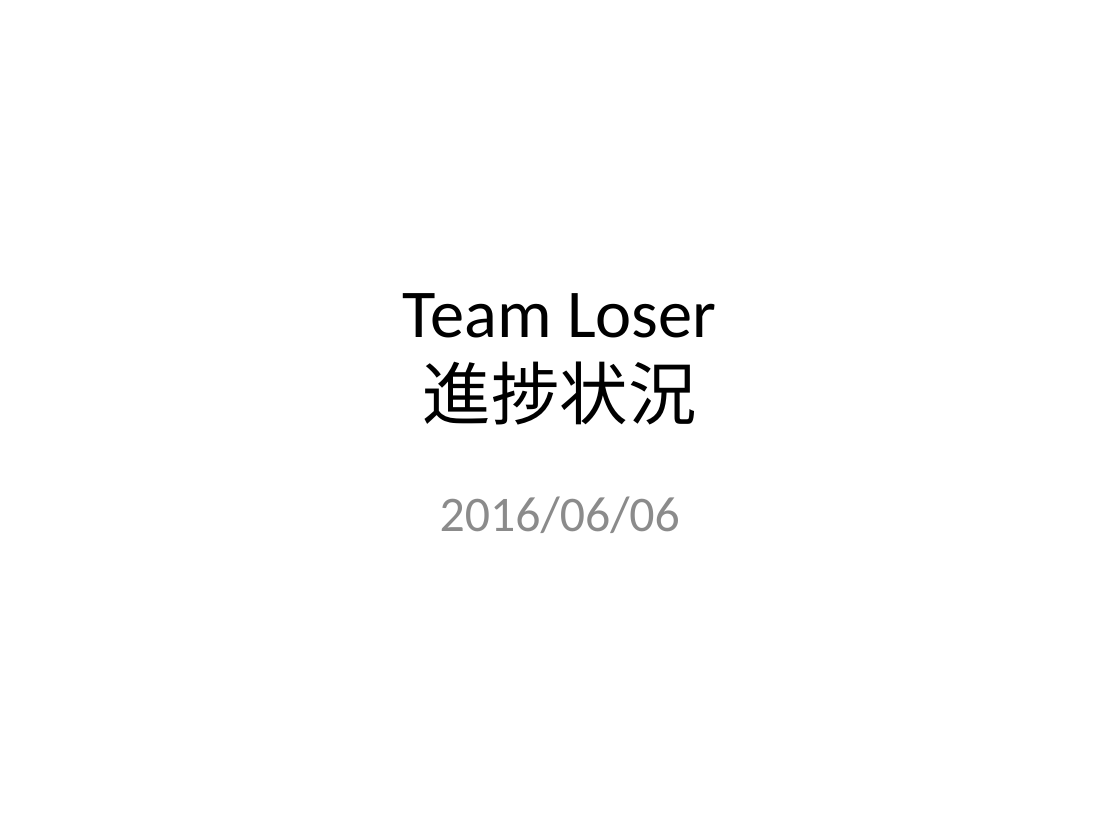
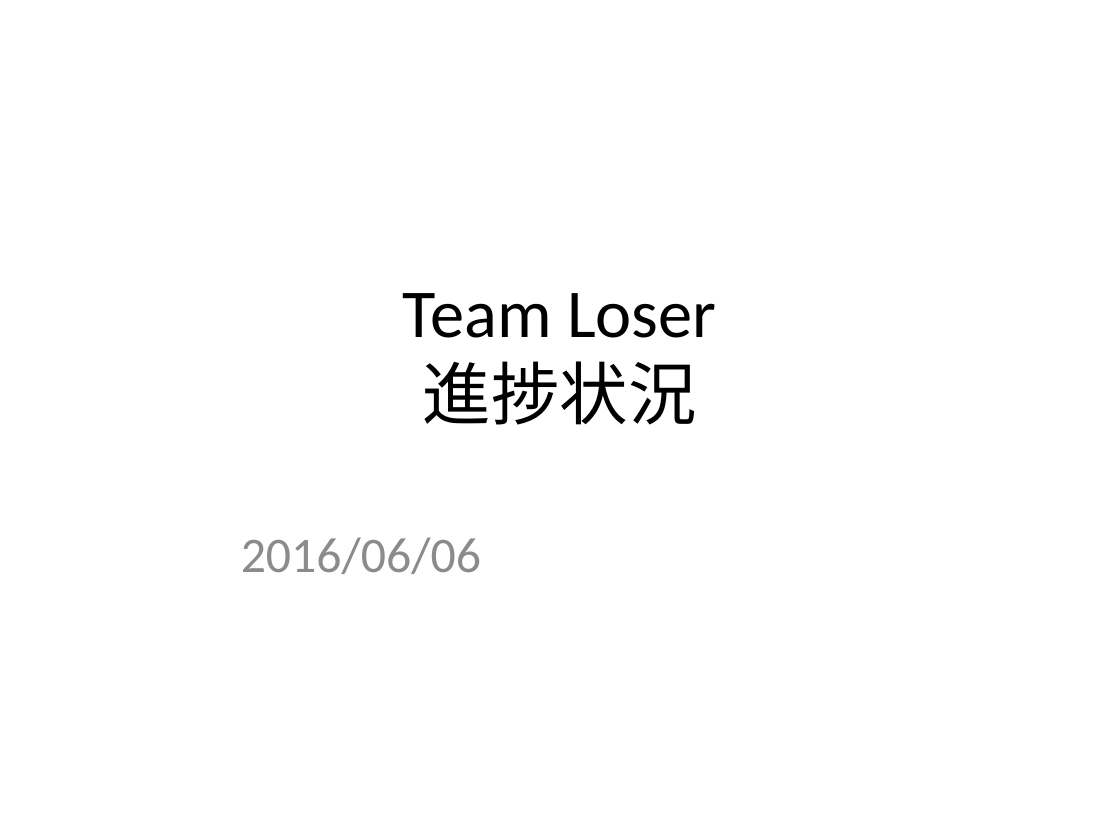
Before and after one commit to bisumark/Loser, a slide deck: slide 1 of weekly_report160606.pptx. Drawn at 1120x840 pixels with LibreOffice and Linux fonts; fonts in the diff are those of the drawing. Boxes give left, top, right and bottom in pixels: in the first picture for what was removed or moved away, otherwise in the second. Text is boxed around its words. In the diff, an @@ line names an element or a change of style, - is before the commit and + after.

Commit message:
fix bug

```diff
--- a/weekly_report160606.pptx
+++ b/weekly_report160606.pptx
@@ subtitle "2016/06/06": place and size @@
-subtitle "2016/06/06" at (440, 496, 680, 533)
+subtitle "2016/06/06" at (241, 537, 481, 574)
```
